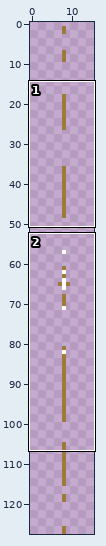
Two states of a pixel-art file, Wizard Slash/Assets/Sprites/Effects/Hit/effect_hit02.aseprite. Above, an overview of the earlier version with the close-up marked.
Close-up. Before the commit:
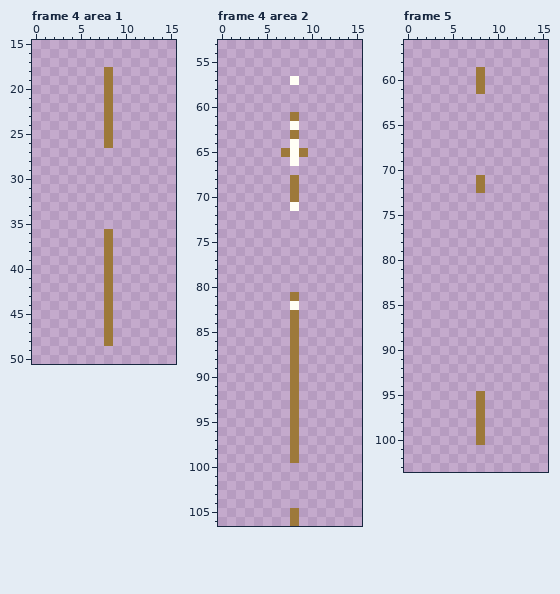
16x128 pixels, 8 frames. Shown: frame 4 area 1: x 0..15, y 15..50; frame 4 area 2: x 0..15, y 53..106; frame 5: x 0..15, y 56..103. The commit also changed other frames or places, which this record leaves out.
The same view after the edit:
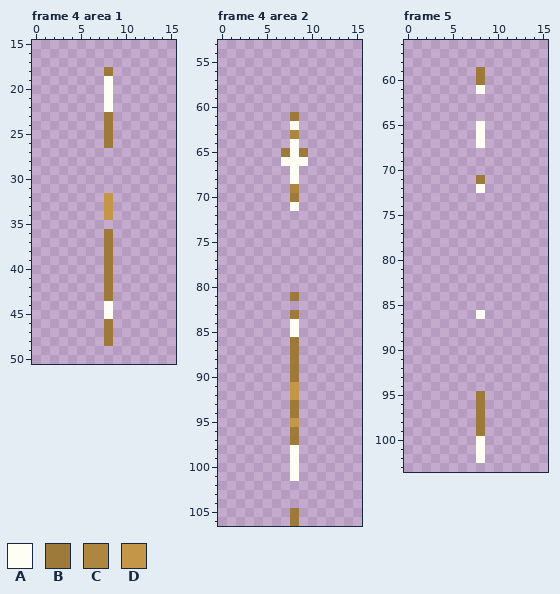
Palette (. is transparent): A #fffef5  B #9d793a  C #ae8640  D #c49748
Changes in this commit:
--- frame 4 area 1
@@ x 6..10 @@
 18 ..B..
-19 ..B..
-20 ..B..
-21 ..B..
-22 ..B..
+19 ..A..
+20 ..A..
+21 ..A..
+22 ..A..
 23 ..B..
@@ x 6..10 @@
 31 .....
-32 .....
-33 .....
-34 .....
+32 ..D..
+33 ..D..
+34 ..D..
 35 .....
@@ x 6..10 @@
 43 ..B..
-44 ..B..
-45 ..B..
+44 ..A..
+45 ..A..
 46 ..B..
--- frame 4 area 2
@@ x 6..10 @@
  56 .....
- 57 ..A..
+ 57 .....
  58 .....
@@ x 5..11 @@
  62 ...A...
- 63 ...B...
+ 63 ...C...
  64 ...A...
  65 ..BAB..
- 66 ...A...
- 67 .......
- 68 ...B...
- 69 ...B...
+ 66 ..AAA..
+ 67 ...A...
+ 68 ...A...
+ 69 ...C...
  70 ...B...
@@ x 6..10 @@
  81 ..B..
- 82 ..A..
+ 82 .....
  83 ..B..
- 84 ..B..
- 85 ..B..
+ 84 ..A..
+ 85 ..A..
  86 ..B..
@@ x 6..10 @@
  90 ..B..
- 91 ..B..
- 92 ..B..
+ 91 ..D..
+ 92 ..D..
  93 ..B..
  94 ..B..
- 95 ..B..
+ 95 ..D..
  96 ..B..
  97 ..B..
- 98 ..B..
- 99 ..B..
-100 .....
-101 .....
+ 98 ..A..
+ 99 ..A..
+100 ..A..
+101 ..A..
 102 .....
--- frame 5
@@ x 6..10 @@
  60 ..B..
- 61 ..B..
+ 61 ..A..
  62 .....
@@ x 6..10 @@
  64 .....
- 65 .....
- 66 .....
- 67 .....
+ 65 ..A..
+ 66 ..A..
+ 67 ..A..
  68 .....
@@ x 6..10 @@
  71 ..B..
- 72 ..B..
+ 72 ..A..
  73 .....
@@ x 6..10 @@
  85 .....
- 86 .....
+ 86 ..A..
  87 .....
@@ x 6..10 @@
  99 ..B..
-100 ..B..
-101 .....
-102 .....
+100 ..A..
+101 ..A..
+102 ..A..
 103 .....
